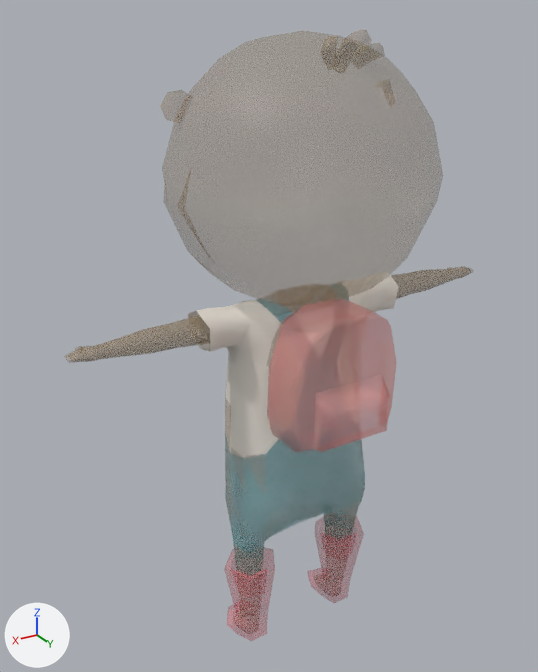
The FBX model ApartmentGame/Assets/3d models/FBX/Final Apartment/Characters/Danny.fbx, before and after one commit.
The view is the same before and after, from a 50 mm camera at (1.182, 1.809, 2.033) aimed at (0.032, -0.108, 1.074). Lighting does not change. The marker at lower left points along +X, +Y and +Z. Where no turn or scale is listed for an object, it has been applied to the vertices.

The scene before the commit, as lines of its bpy script (objects in view):
```python
mat_lambert1 = bpy.data.materials.new('lambert1')
mat_lambert1.use_nodes = True; mat_lambert1.node_tree.nodes.clear()
_N = mat_lambert1.node_tree.nodes; _L = mat_lambert1.node_tree.links
n0 = _N.new('ShaderNodeBsdfPrincipled'); n0.name = 'Principled BSDF'
n1 = _N.new('ShaderNodeOutputMaterial'); n1.name = 'Material Output'
n2 = _N.new('ShaderNodeTexImage'); n2.name = 'Image Texture'
n2.image = img_palette_small__png
n3 = _N.new('ShaderNodeTexImage'); n3.name = 'Image Texture.001'
n3.image = img_palette_small__png
_L.new(n2.outputs[0], n0.inputs[0])  # 'Color' to 'Base Color'
_L.new(n3.outputs[0], n0.inputs[4])  # 'Color' to 'Alpha'
_L.new(n0.outputs[0], n1.inputs[0])  # 'BSDF' to 'Surface'
me_backpack_geo_ncl1_1 = bpy.data.meshes.new('backpack_geo_ncl1_1')
me_backpack_geo_ncl1_1.from_pydata(...)  # 80 vertices, 80 faces; spans x -0.189..0.189, y 0.117..0.359, z 0.849..1.275
me_backpack_geo_ncl1_1.materials.append(mat_lambert1)
me_danny_head_geo_ncl1_1 = bpy.data.meshes.new('danny_head_geo_ncl1_1')
me_danny_head_geo_ncl1_1.from_pydata(...)  # 312 vertices, 324 faces; spans x -0.386..0.386, y -0.504..0.4, z 1.241..2.002
me_danny_head_geo_ncl1_1.materials.append(mat_lambert1)
me_work_clothes_ncl1_1 = bpy.data.meshes.new('work_clothes_ncl1_1')
me_work_clothes_ncl1_1.from_pydata(...)  # 537 vertices, 524 faces; spans x -0.728..0.728, y -0.166..0.172, z 0.002..1.272
me_work_clothes_ncl1_1.materials.append(mat_lambert1)
ob_backpack_geo = bpy.data.objects.new('backpack_geo', me_backpack_geo_ncl1_1)
ob_backpack_geo.location = (0.0, 0.0, 0.0)
ob_danny_head_geo = bpy.data.objects.new('danny_head_geo', me_danny_head_geo_ncl1_1)
ob_danny_head_geo.location = (0.0, 0.0, 0.0)
ob_work_clothes = bpy.data.objects.new('work_clothes', me_work_clothes_ncl1_1)
ob_work_clothes.location = (0.0, 0.0, 0.0)
```
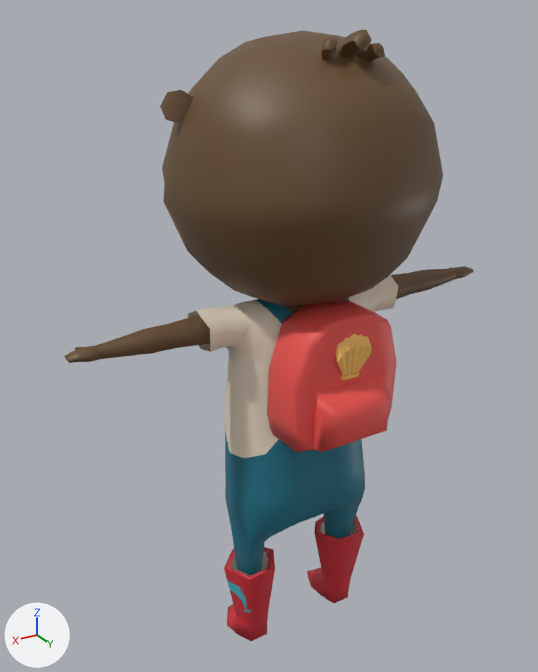
Boxes [x1, y1, x2, y2] around the edits, measured in the pictures (538 x 672 px):
```json
{"object": "danny_head_geo", "change": "surface changed", "before": [160, 30, 443, 306], "after": [160, 30, 443, 306]}
{"object": "work_clothes", "change": "surface changed", "before": [64, 266, 474, 641], "after": [64, 266, 474, 641]}
{"object": "backpack_geo", "change": "surface changed", "before": [267, 299, 397, 452], "after": [267, 299, 397, 452]}
{"object": "shell", "change": "added", "after": [335, 334, 372, 380], "on screen": "brown"}
{"part": 1, "of": "me_work_clothes_ncl1_1", "change": "surface changed", "before": [188, 271, 398, 458], "after": [64, 266, 474, 641]}
{"part": 2, "of": "me_danny_head_geo_ncl1_1", "change": "surface changed", "after": [160, 30, 443, 306], "on screen": "brown"}
{"part": 3, "of": "me_backpack_geo_ncl1_1", "change": "surface changed", "after": [267, 299, 397, 452], "on screen": "red"}
```

Scene script edits in JSON lines:
```json
{"op": "add", "block": "img_danny_texture_jpg", "code": ["img_danny_texture_jpg = load_image('danny_texture.jpg', '../../../../Materials/Textures/danny_texture.png', 1024, 1024, 'sRGB')"]}
{"block": "mat_lambert1", "where": "n2 = _N.new('ShaderNodeTexImage'); n2.name = 'Image Texture'"}
{"op": "remove", "block": "mat_lambert1", "code": "n3 = _N.new('ShaderNodeTexImage'); n3.name = 'Image Texture.001'"}
{"op": "remove", "block": "mat_lambert1", "code": "n3.image = img_palette_small__png"}
{"op": "set", "path": "n2.image", "old": "img_palette_small__png", "new": "img_danny_texture_jpg"}
{"block": "mat_lambert1", "where": "n0 = _N.new('ShaderNodeBsdfPrincipled'); n0.name = 'Principled BSDF'"}
{"op": "remove", "block": "mat_lambert1", "code": "_L.new(n3.outputs[0], n0.inputs[4])  # 'Color' to 'Alpha'"}
{"block": "me_work_clothes_ncl1_1", "where": "me_work_clothes_ncl1_1.from_pydata(...)  # 537 vertices, 524 faces; spans x -0.728..0.728, y -0.166..0.172, z 0.002..1.272"}
{"block": "me_work_clothes_ncl1_1", "where": "# used by ob_work_clothes; location = (0.0, 0.0, 0.0)"}
{"block": "me_work_clothes_ncl1_1", "change": "me_work_clothes_ncl1_1 part 1: texture (UV) coordinates of 524 of 524 faces, centred in x -0.724..0.724, y -0.164..0.16, z 0.005..1.27, changed; they spanned u 0.01..0.96, v 0.21..0.97 and now span u 0.04..0.91, v 0.13..1.0"}
{"block": "me_backpack_geo_ncl1_1", "where": "me_backpack_geo_ncl1_1.from_pydata(...)  # 80 vertices, 80 faces; spans x -0.189..0.189, y 0.117..0.359, z 0.849..1.275"}
{"block": "me_backpack_geo_ncl1_1", "where": "# used by ob_backpack_geo; location = (0.0, 0.0, 0.0)"}
{"block": "me_backpack_geo_ncl1_1", "change": "me_backpack_geo_ncl1_1 part 3: texture (UV) coordinates of 80 of 80 faces, centred in x -0.185..0.185, y 0.122..0.359, z 0.85..1.271, changed; they spanned u 0.72..0.88, v 0.75..0.99 and now span u 0.78..0.98, v 0.25..0.36"}
{"block": "me_danny_head_geo_ncl1_1", "where": "me_danny_head_geo_ncl1_1.from_pydata(...)  # 312 vertices, 324 faces; spans x -0.386..0.386, y -0.504..0.4, z 1.241..2.002"}
{"block": "me_danny_head_geo_ncl1_1", "where": "# used by ob_danny_head_geo; location = (0.0, 0.0, 0.0)"}
{"block": "me_danny_head_geo_ncl1_1", "change": "me_danny_head_geo_ncl1_1 part 2: texture (UV) coordinates of 324 of 324 faces, centred in x -0.379..0.379, y -0.484..0.385, z 1.255..1.999, changed; they spanned u 0.41..0.48, v 0.18..0.26 and now span u 0.08..0.38, v 0.38..0.9"}
{"op": "add", "block": "me_shell_ncl1_1", "code": ["me_shell_ncl1_1 = bpy.data.meshes.new('shell_ncl1_1')", "me_shell_ncl1_1.from_pydata(...)  # 68 vertices, 56 faces; spans x -0.0591..0.0591, y -0.015..0.0136, z -0.0698..0.0711", "me_shell_ncl1_1.materials.append(mat_lambert1)  # picture img_danny_texture_jpg"]}
{"op": "add", "block": "ob_shell", "code": ["ob_shell = bpy.data.objects.new('shell', me_shell_ncl1_1)", "ob_shell.location = (0.0, 0.301, 1.153)"]}
```
